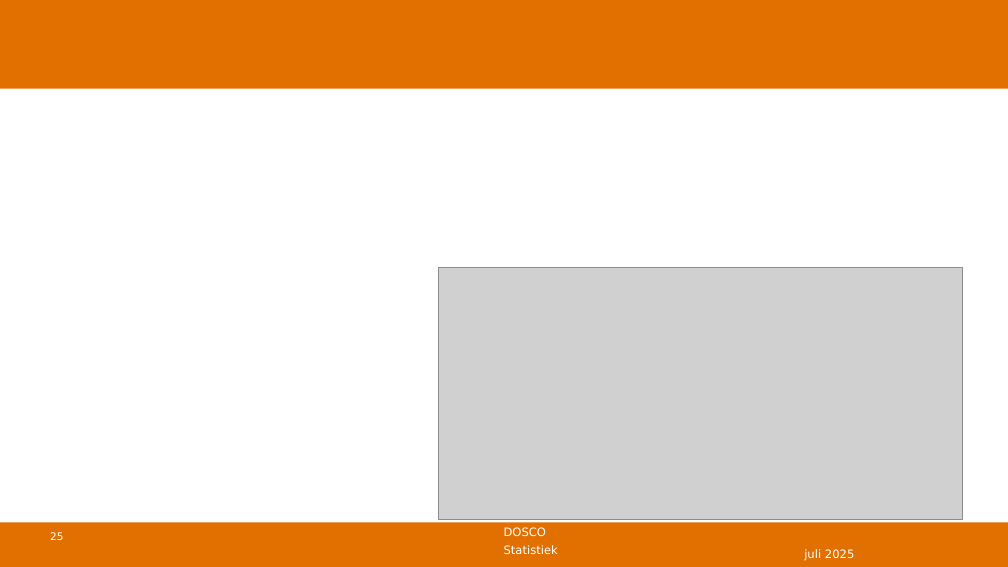
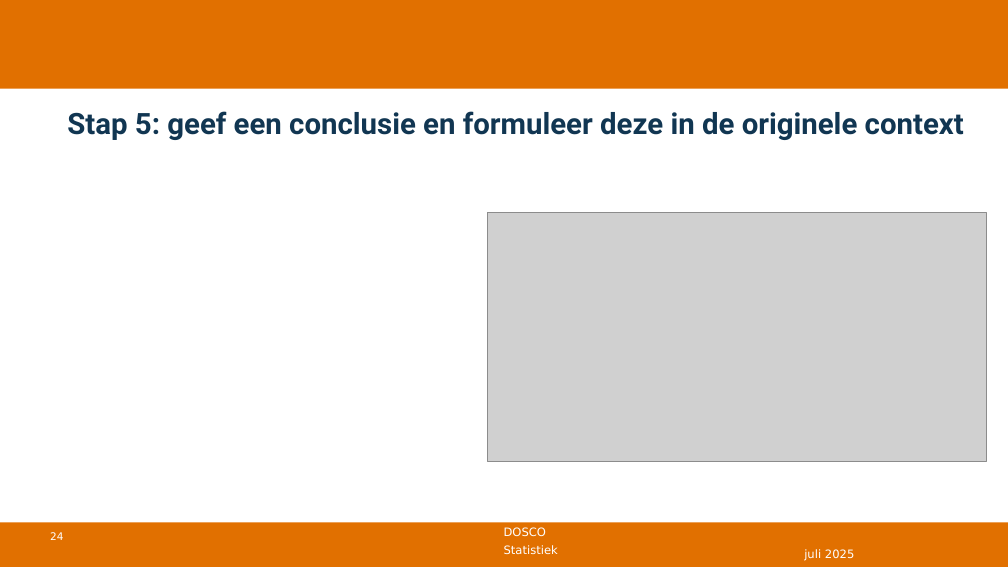
Before and after one commit to DBlom96/Statistiek, a slide deck: slide 24 of Danny/Onderwijs/Statistiek/2024-2025/Slides/Nieuwe slides/Statistiek 2024-2025 -- college 10 -- chikwadraat.pptx (slide 25 before the commit). Drawn at 1008x567 pixels with LibreOffice and Linux fonts; fonts in the diff are those of the drawing; grey boxes stand for pictures; background and template pictures are left out. Boxes give left, top, right and bottom in pixels: in the first picture for what was removed or moved away, otherwise in the second. Text is boxed around its words. In the diff, an @@ line names an element or a change of style, - is before the commit and + after.

```diff
--- a/Danny/Onderwijs/Statistiek/2024-2025/Slides/Nieuwe slides/Statistiek 2024-2025 -- college 10 -- chikwadraat.pptx
+++ b/Danny/Onderwijs/Statistiek/2024-2025/Slides/Nieuwe slides/Statistiek 2024-2025 -- college 10 -- chikwadraat.pptx
@@ title added at <box>67,111,964,140</box>, 28 pt, text #113652, bold @@
+Stap 5: geef een conclusie en formuleer deze in de originele context
@@ picture: place and size @@
-picture at <box>439,268,963,520</box>
+picture at <box>488,212,987,462</box>
@@ page number at <box>50,532,63,540</box>: text changed @@
-25
+24
```
Also in this commit, not shown: 11 other slides changed, 1 slide added, 1 slide removed, 19 other files.
